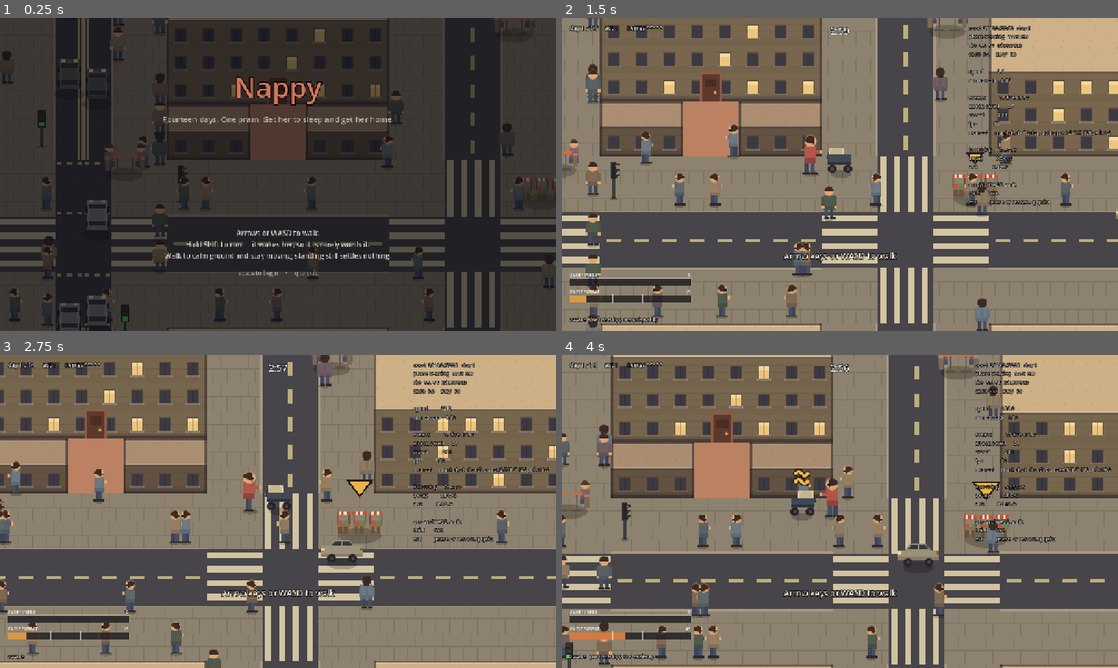
Above: before the commit, frames 1-4 (two rows, left to right).
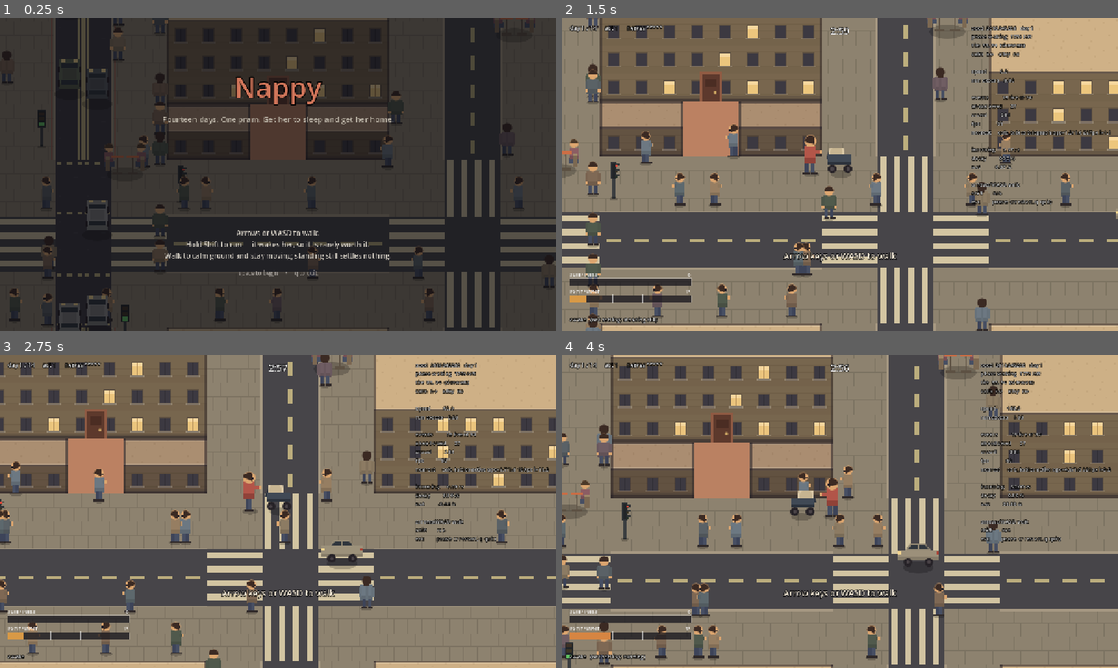
Above: after the commit, the same moments.

Repository: JosuaKrause/nappy
Game: Godot game, scene res://scenes/main.tscn
The game is run twice, just before and just after one commit, with the same random seed, the same clock (stepped at 60 frames per second) and the same inputs.
Inputs (mouse positions are in pixels of both pictures, inside the frame that each line leads up to):
- Up to frame 1 (0.25 s): no input
- Up to frame 2 (1.5 s): tap Enter (ui_accept) at 0.5, 0.77 s; move the mouse to (962, 158) at 0.52 s; hold Right (move_right) 0.53-1.25 s; hold Shift (run) 0.53-1.25 s; click (962, 158) at 0.67 s; drag from (728, 190) to (812, 237) at 1.27 s
- Up to frame 3 (2.75 s): move the mouse to (333, 442) at 2.02 s; hold Right (move_right) from 2.03 s (still down); hold P (snapshot) from 2.03 s (still down); tap Shift (run) at 2.3 s
- Up to frame 4 (4 s): release Right (move_right) at 2.75 s; release P (snapshot) at 2.75 s; drag from (812, 574) to (673, 464) at 2.77 s; move the mouse to (1006, 558) at 3.52 s; hold Left (move_left) from 3.53 s (still down); hold Shift (run) from 3.53 s (still down); tap Q at 3.6 s; tap Enter (ui_accept) at 3.77 s

The runs differ from the first frame. In frame 1, less than 0.1% of the frame differs, in the area x 94-100%, y 51-53%; in frame 2, 1.8%; in frame 3, 2.3%; in frame 4, 2.5%, in the area x 8-99%, y 2-98%.

Commit message:
The row: chatting_mother enters the catalogue
A paced pavement fixture like homeless_yeller -- she is at a place, and
pacing is what guarantees streaming actually meets her. Person-scale ambient
field (intensity 4.5, near a passer-by's 4.2, tight 34/70px band) so a
normal pass costs a normal close pass; the conversation itself (detain_radius
26px, detain_seconds 5s) is the new cost.

detain_radius stays under the 32px lane spacing between the two lanes of a
pavement (Tuning.TILE_SIZE, since a lane sits on its own tile centre), so the
far lane can never trigger it -- distance is the counterplay, same as
everywhere else in the catalogue.

first_day 1: act I is the social act, and test_balance.gd stays green with
her live on it -- measured, not assumed, since she is SIDEWALK-only and
never contests the calm ground that suite checks.

Co-Authored-By: Claude Fable 5 <noreply@anthropic.com>
Claude-Session: https://claude.ai/code/session_01SRQAdcuUNTRCmBnvXDbFEX

Diff:
--- a/src/events/event_catalogue.gd
+++ b/src/events/event_catalogue.gd
@@ -70,6 +70,7 @@
 		_ice_cream_van(),
 		_reversing_lorry(),
 		_charging_dog(),
+		_chatting_mother(),
 
 		# Act II - notices.
 		_police_patrol(),
@@ -715,6 +716,55 @@
 	# fill it.
 	def.max_per_day = 12
 	def.cost = 3
+	return def
+
+## Another mother with a pram, on her own beat — asked for by the player 2026-09-01, with her own
+## cost model in the same sentence: *"getting too close one gets caught up in a conversation that
+## takes 5s and consumes 25% excitement. if the baby is already sleeping it's a pure time loss if
+## it's not it bears overstimulation risk."* The readings taken from that sentence are recorded in
+## `docs/PLAYTEST-18.md` finding 4.
+##
+## **A paced pavement fixture, like `homeless_yeller`** — she is *at* a place rather than passing
+## through it, and pacing is what guarantees streaming actually meets her rather than her running
+## her whole beat unobserved. Her ambient field is person-scale (`intensity` near a passer-by's
+## `Tuning.PEDESTRIAN_INTENSITY`, 4.2) and its `outer_radius` is tight, so brushing past her without
+## triggering a conversation costs about what an ordinary close pass does — no more.
+##
+## **The conversation is the new mechanic, and it is a trigger rather than a field**: entering
+## `detain_radius` of an instance that has not yet chatted locks the stroller's own movement input
+## for `detain_seconds` (`Stroller.detain()`), and the meter cost during that lock is priced
+## entirely by `EventInstance.current_intensity()` reading the baby's state, never by anything
+## authored here. `detain_radius` (26px) is chosen under the **32px** spacing between the two lanes
+## of a pavement (`Tuning.TILE_SIZE`, since a lane sits on its own tile centre) — see
+## `EventDef.detain_radius` — so the far lane of a two-tile pavement can never trigger it and
+## distance stays the counterplay it is everywhere else in the catalogue.
+##
+## `first_day` 1: act I is the social act, and `test_balance.gd` still passes with her live on it —
+## she is `SIDEWALK`-only, so she never contests the calm ground the balance suite measures.
+static func _chatting_mother() -> EventDef:
+	var def := EventDef.new()
+	def.id = "chatting_mother"
+	def.display_name = "Another mother"
+	def.look = EventDef.Look.CHATTING_MOTHER
+	def.first_day = 1
+	def.placement = [GameEnums.TileType.SIDEWALK]
+	def.intensity = 4.5
+	def.inner_radius = 34.0
+	def.outer_radius = 70.0
+	# (70-34)/92 = 0.39s required; not hard_fail, so no doubled margin. Generous rather than tight,
+	# since this is the row whose whole point is that the ambient field is nearly nothing next to
+	# what the conversation costs.
+	def.telegraph_time = 1.0
+	def.mobile = true
+	def.paces = true
+	# A pram's pace, slower than an ordinary walk and a touch slower than `dog_walker`'s 32.
+	def.speed = 26.0
+	def.path_mode = EventDef.PathMode.ALONG_STREET
+	def.path_length_tiles = 8
+	def.weight = 2.0
+	def.max_per_day = 2
+	def.detain_seconds = 5.0
+	def.detain_radius = 26.0
 	return def
 
 ## **The one thing in the game you have to run from, and it arrives on day 3.**
